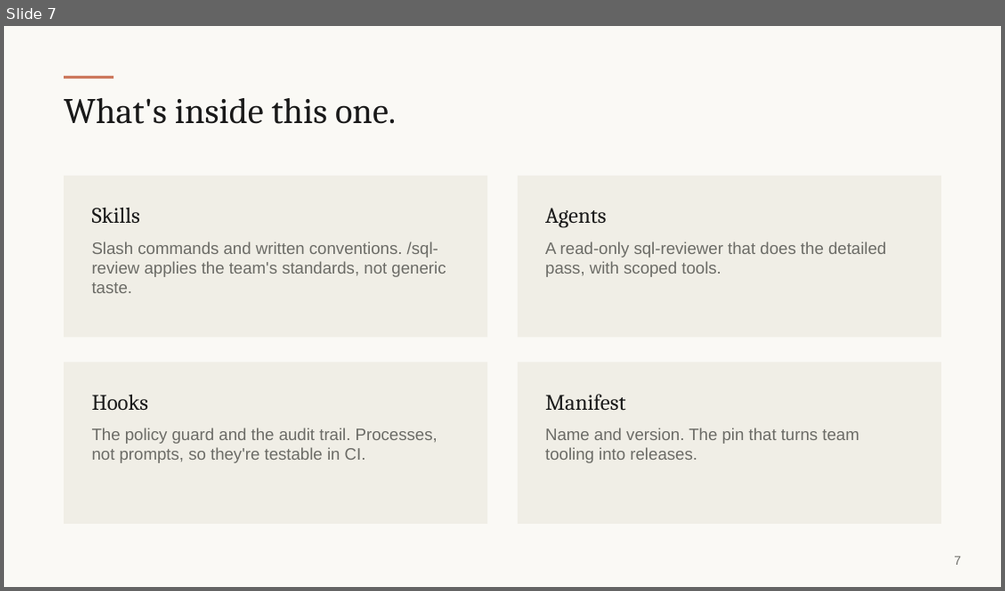
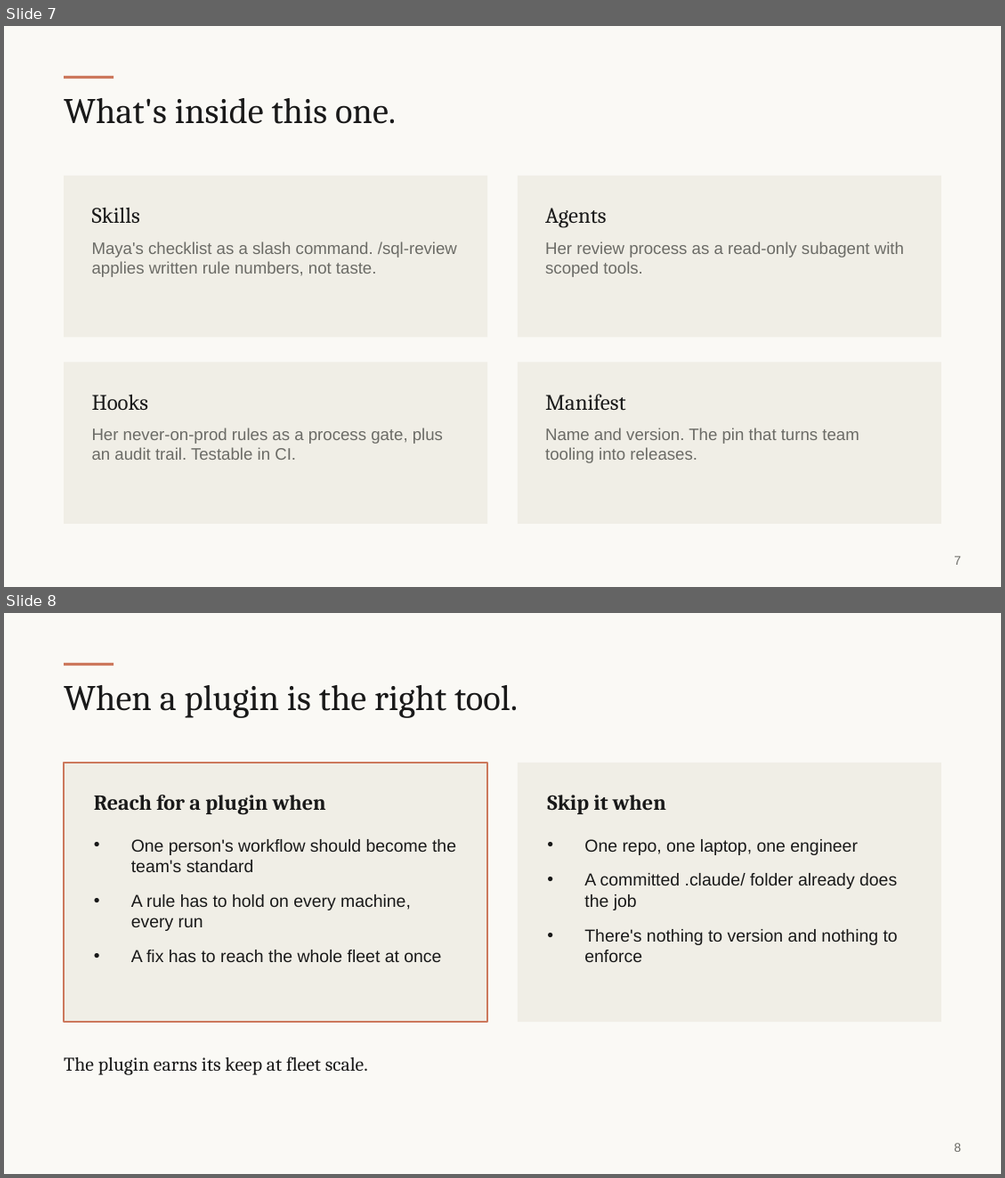
Before and after one commit to andymadson/data-platform-pack, a slide deck: enablement/deck/presentation-deck.pptx. Shown one above the other, each under a label of ours: slide 7 before the commit, slides 7 and 8 after it. The pictures are 1005x591 and 1005x1178 pixels, drawn with LibreOffice and Linux fonts; fonts in the diff are those of the drawing. Boxes give left, top, right and bottom in pixels: in the first picture for what was removed or moved away, otherwise in the second. Text is boxed around its words. In the diff, an @@ line names an element or a change of style, - is before the commit and + after.

Commit message:
Room deck rebuilt as a story: the wrong dashboard number, Maya, and four live beats with terminal receipts

```diff
--- a/enablement/deck/presentation-deck.pptx
+++ b/enablement/deck/presentation-deck.pptx
@@ slide 8 added at [4, 613, 1001, 1174], background #FAF9F5 @@
@@ rectangle added at [64, 663, 113, 666], fill #CC785C @@
@@ text added at [64, 685, 518, 718], 26 pt, text #191919 @@
+When a plugin is the right tool.
@@ rectangle added at [64, 763, 487, 1022], fill #F0EEE6, outline #CC785C 1.25 pt @@
@@ rectangle added at [518, 763, 941, 1022], fill #F0EEE6 @@
@@ text added at [94, 795, 326, 815], 15.5 pt, text #191919, bold @@
+Reach for a plugin when
@@ text added at [547, 795, 666, 814], 15.5 pt, text #191919, bold @@
+Skip it when
@@ text added at [131, 839, 456, 962], 12.5 pt, text #191919 @@
+• One person's workflow should become the team's standard
+• A rule has to hold on every machine, every run
+• A fix has to reach the whole fleet at once
@@ text added at [584, 839, 898, 962], 12.5 pt, text #191919 @@
+• One repo, one laptop, one engineer
+• A committed .claude/ folder already does the job
+• There's nothing to version and nothing to enforce
@@ text added at [64, 1056, 368, 1075], 14 pt, text #191919 @@
+The plugin earns its keep at fleet scale.
@@ text added at [954, 1143, 961, 1151], 9 pt, text #6B6B66 @@
+8
@@ slide 7 changed as well @@
@@ text at [92, 241, 457, 277]: text changed @@
-Slash commands and written conventions. /sql-review applies the team's standards, not generic taste.
+Maya's checklist as a slash command. /sql-review applies written rule numbers, not taste.
@@ text at [545, 241, 904, 277]: text changed @@
-A read-only sql-reviewer that does the detailed pass, with scoped tools.
+Her review process as a read-only subagent with scoped tools.
@@ text at [92, 427, 443, 459]: text changed @@
-The policy guard and the audit trail. Processes, not prompts, so they're testable in CI.
+Her never-on-prod rules as a process gate, plus an audit trail. Testable in CI.
```
Also in this commit, not shown: 3 other slides changed, 11 other slides added, 10 slides removed, 3 other files.
